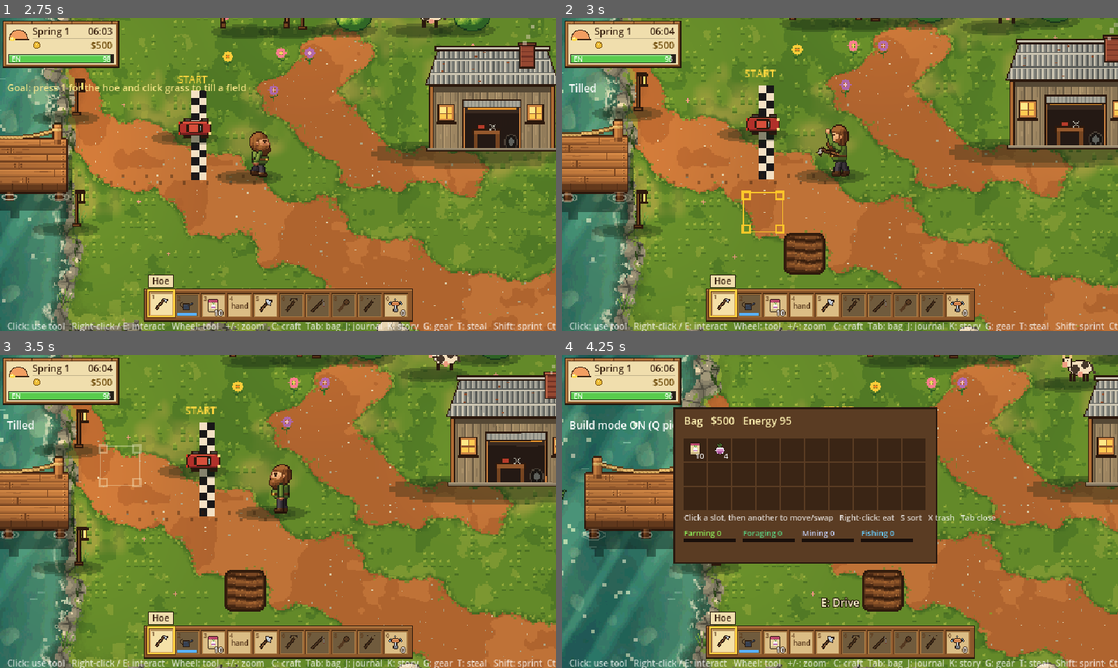
Above: before the commit, frames 1-4 (two rows, left to right).
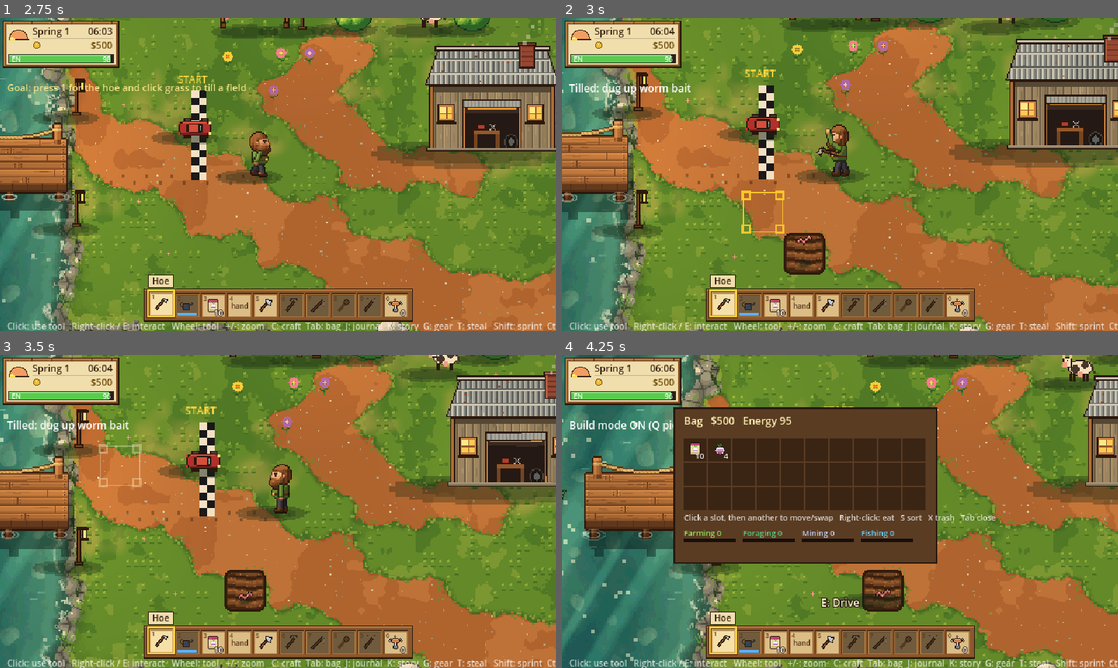
Above: after the commit, the same moments.

Repository: tralesmile/Starstead
Game: Godot game, scene res://scenes/main.tscn
Same seed, same stepped clock (60 frames per second), same inputs: the game is played once before the commit and once after it.
Inputs (mouse positions are in pixels of both pictures, inside the frame that each line leads up to):
- Up to frame 1 (2.75 s): tap Enter (ui_accept) at 0.5, 0.77 s; move the mouse to (400, 158) at 0.52 s; hold D (move_right) 0.53-1.25 s; hold E (interact) 0.53-1.25 s; click (400, 158) at 0.67 s; drag from (166, 190) to (250, 237) at 1.27 s; move the mouse to (333, 105) at 2.02 s; hold D (move_right) from 2.03 s (still down); hold Shift (sprint) from 2.03 s (still down)
- Up to frame 2 (3 s): release D (move_right) at 2.75 s; release Shift (sprint) at 2.75 s; drag from (812, 237) to (673, 127) at 2.77 s
- Up to frame 3 (3.5 s): no input
- Up to frame 4 (4.25 s): move the mouse to (1006, 558) at 3.52 s; hold A (move_left) from 3.53 s (still down); tap B at 3.6 s; tap Enter (ui_accept) at 3.77 s; tap Tab (inventory) at 4.15 s

Frame 1 is identical in both runs. In frame 2, 0.3% of the frame differs, in the area x 6-45%, y 20-80%; in frame 3, 0.3%; in frame 4, 0.3%, in the area x 49-63%, y 74-82%.

Commit message:
Hoe finds worms and stones; fish bite faster at dawn, dusk and in rain (tested)
Co-Authored-By: Claude Sonnet 5.5 <noreply@anthropic.com>
Claude-Session: https://claude.ai/code/session_017bdCPVB4tZBRoRkT4Nmidi

Diff:
--- a/scripts/farm_model.gd
+++ b/scripts/farm_model.gd
@@ -98,6 +98,15 @@
 const WEED_CHANCE := 0.18
 const WEED_CAP_FRACTION := 0.5   # never more than half the fields at once
 
+static func dig_find(cell: Vector2i) -> String:
+	## What the hoe turns up when first breaking ground at a cell (deterministic): a worm now and then, a stone rarely.
+	var r := weed_roll(cell, 31)
+	if r < 0.14:
+		return "worm_bait"
+	if r > 0.96:
+		return "stone"
+	return ""
+
 static func weed_roll(cell: Vector2i, day: int) -> float:
 	## Deterministic 0..1 per (cell, day): same save, same weeds.
 	var h := (cell.x * 73856093) ^ (cell.y * 19349663) ^ (day * 83492791)
--- a/scripts/fishing.gd
+++ b/scripts/fishing.gd
@@ -97,7 +97,7 @@
 	if fish_id == "":
 		return false
 	difficulty = float(table[fish_id].difficulty)
-	timer = rng.randf_range(BITE_MIN, BITE_MAX) * float(bait.get("bite_mult", 1.0))
+	timer = rng.randf_range(BITE_MIN, BITE_MAX) * float(bait.get("bite_mult", 1.0)) * bite_time_mult(float(ctx.get("hour", 12.0)), float(ctx.get("rain", 0.0)))
 	bar_size = BAR_SIZE + float(bait.get("bar_bonus", 0.0)) + (BEGINNER_BONUS if int(ctx.get("caught_count", 99)) < BEGINNER_CATCHES else 0.0)
 	state = State.WAITING
 	return true
@@ -185,6 +185,16 @@
 func overlapping() -> bool:
 	return absf(bar - fish_pos) <= bar_size / 2.0
 
+static func bite_time_mult(hour: float, rain: float) -> float:
+	## Waiting-time multiplier (below 1 = quicker bites): fish feed at dawn and dusk, sulk in the midday glare,
+	## and rain stirs them up.
+	var m := 1.0
+	if (hour >= 5.0 and hour < 8.0) or (hour >= 17.0 and hour < 20.0):
+		m = 0.75
+	elif hour >= 11.0 and hour < 15.0:
+		m = 1.15
+	return m * (1.0 - 0.15 * clampf(rain, 0.0, 1.0))
+
 static func pick_bait(bait: Dictionary, inv) -> String:
 	## Best bait (lowest bite multiplier) the bag holds, or "".
 	var best := ""
--- a/scripts/tool_use.gd
+++ b/scripts/tool_use.gd
@@ -31,7 +31,13 @@
 		"hoe":
 			if gen != null and gen.tile_at(cell.x, cell.y) >= WorldGen.PATH:
 				return ""  # cannot till paths or water
-			return "Tilled" if farm.till(cell) else ""
+			if not farm.till(cell):
+				return ""
+			var find := FarmModel.dig_find(cell)
+			if find != "":
+				_give(inv, drops, find, 1)
+				return "Tilled: dug up %s" % find.replace("_", " ")
+			return "Tilled"
 		"sprinkler":
 			if inv.count("sprinkler") < 1:
 				return "No sprinklers"
--- a/tests/test_fishing.gd
+++ b/tests/test_fishing.gd
@@ -106,3 +106,18 @@
 	var g := Fishing.new(5)
 	g.cast(-1.0, _table(), 0, {}, {"caught_count": 12})
 	check_eq(g.bar_size, Fishing.BAR_SIZE, "normal bar later")
+
+func test_bite_time_of_day() -> void:
+	check(Fishing.bite_time_mult(6.0, 0.0) < Fishing.bite_time_mult(12.5, 0.0), "dawn beats midday")
+	check(Fishing.bite_time_mult(18.0, 0.0) < 1.0)
+	check_eq(Fishing.bite_time_mult(22.0, 0.0), 1.0, "night is neutral")
+	check(Fishing.bite_time_mult(22.0, 1.0) < 1.0, "rain stirs fish")
+	var f := Fishing.new()
+	var table: Dictionary = DataDB.load_json("fish")
+	f.rng.seed = 5
+	check(f.cast(-5.0, table, 0, {}, {"hour": 6.0}))
+	var dawn := f.timer
+	f.reset()
+	f.rng.seed = 5
+	check(f.cast(-5.0, table, 0, {}, {"hour": 12.5}))
+	check(dawn < f.timer, "same roll, quicker at dawn")
--- a/tests/test_inventory_farm.gd
+++ b/tests/test_inventory_farm.gd
@@ -77,3 +77,15 @@
 		f.next_day()
 	f.harvest(Vector2i(4, 4))
 	check_eq(f.soil[Vector2i(4, 4)].crop, "", "turnip is one-shot")
+
+func test_hoe_digs_up_finds() -> void:
+	var worms := 0
+	var stones := 0
+	for x in 60:
+		for y in 60:
+			match FarmModel.dig_find(Vector2i(x, y)):
+				"worm_bait": worms += 1
+				"stone": stones += 1
+	check(worms > 300 and worms < 600, "about 14%% worms (%d)" % worms)
+	check(stones > 40 and stones < 200 and stones < worms, "rare stones (%d)" % stones)
+	check_eq(FarmModel.dig_find(Vector2i(5, 9)), FarmModel.dig_find(Vector2i(5, 9)), "deterministic")
Not shown, changed: docs/PLAN.md
